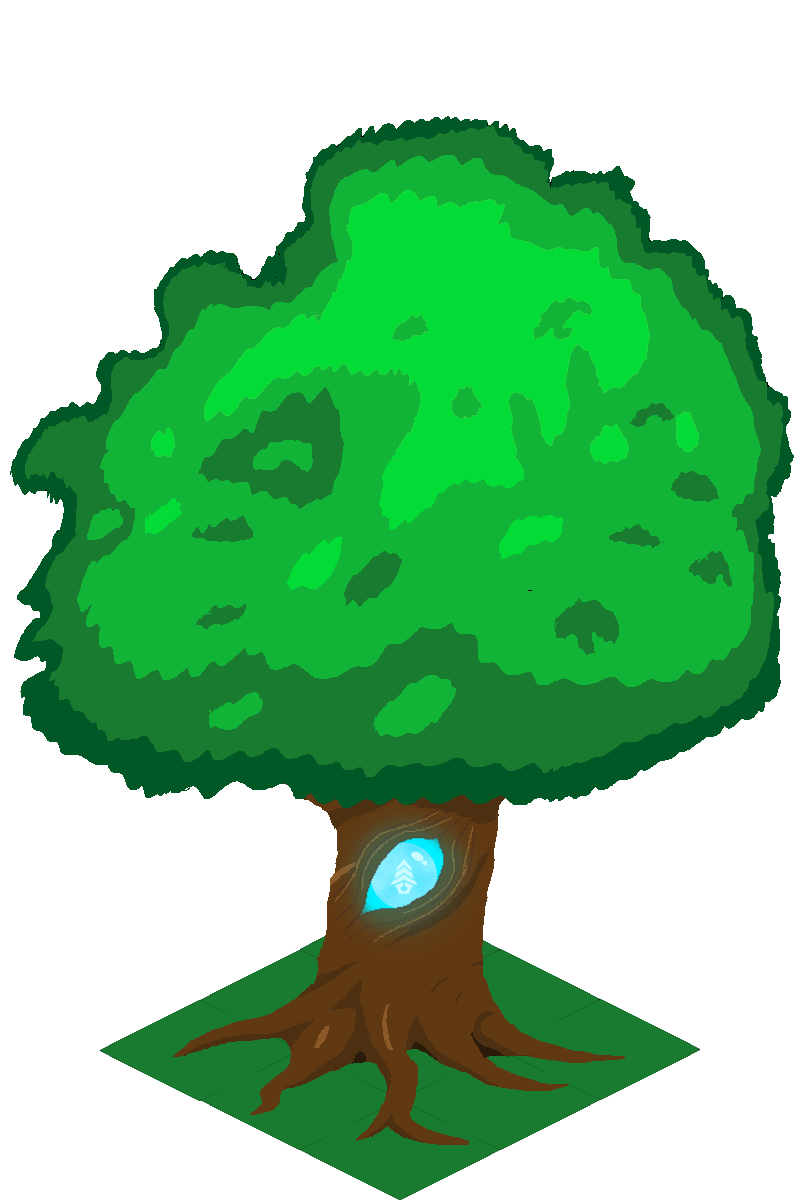
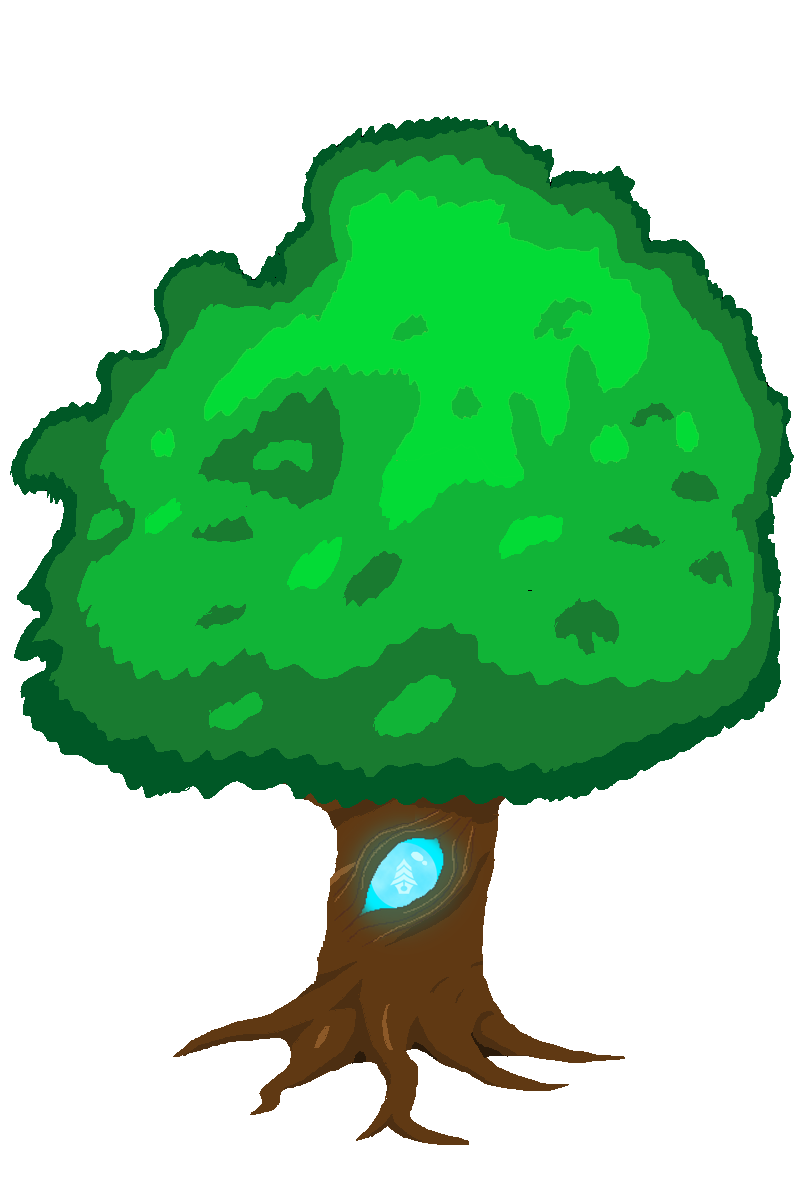
Revision of a layered w=800, h=1200 image; what changed, layer by layer:
hid "3x3" over box(100, 936, 700, 1101)
hid "2x2" over box(200, 998, 600, 1200)
